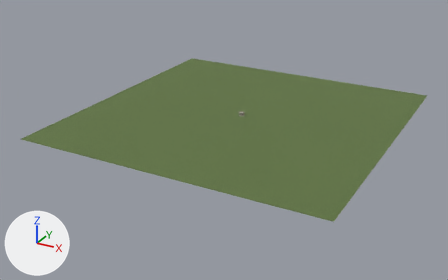
One commit to the Blender file casa_3/chalet.blend: the scene before it, then after it.
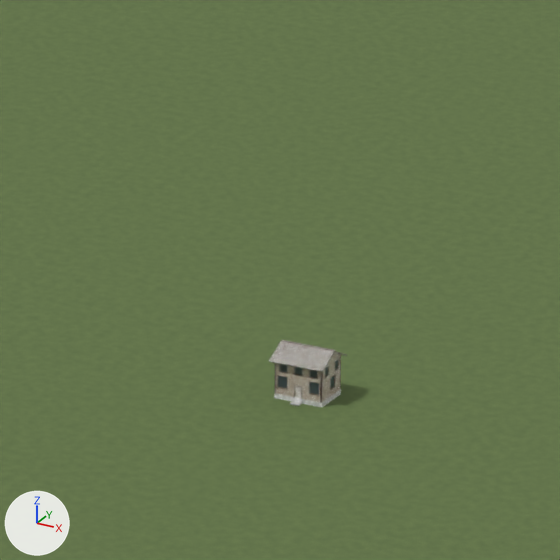
There are two pictures of each version: one whole from a 50 mm lens placed at (528.0, -1033.0, 455.0), pointed at (-21.0, -36.0, -44.0), one close up on the part from 48% to 59% of the width and 29% to 46% of the height. Lighting does not change. The marker at lower left points along +X, +Y and +Z. The first two pictures are the older version.

Script lines for the objects in view, before the commit:
```python
ob_falde = bpy.data.objects.new('Falde', me_falde)
ob_falde.location = (0.0, 0.0, 0.0)
ob_muri_legno = bpy.data.objects.new('Muri_legno', me_muri_legno)
ob_muri_legno.location = (0.0, 0.0, 0.0)
ob_telai_infissi = bpy.data.objects.new('Telai_infissi', me_telai_infissi)
ob_telai_infissi.location = (0.0, 0.0, 0.0)
ob_terreno = bpy.data.objects.new('Terreno', me_terreno)
ob_terreno.location = (0.0, 0.0, 0.0)
ob_timpani = bpy.data.objects.new('Timpani', me_timpani)
ob_timpani.location = (0.0, 0.0, 0.0)
```
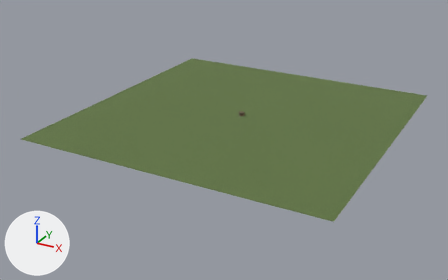
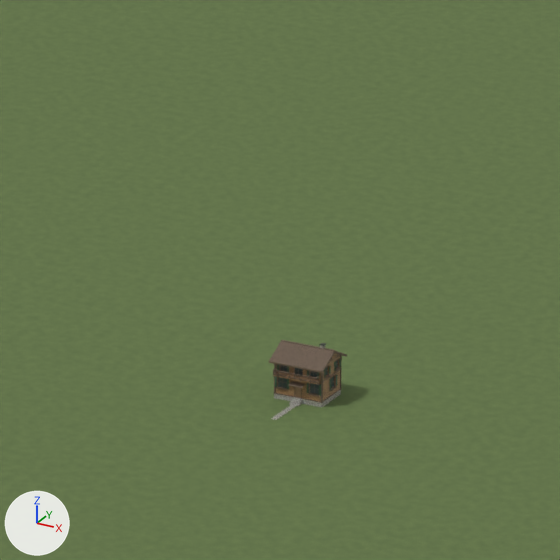
Changed parts and their boxes [x1, y1, x2, y2] in the close-ups (560 x 560 px):
```json
{"object": "Muri_legno", "change": "recoloured", "before": [276, 356, 340, 401], "after": [276, 356, 340, 401], "on screen": "darker"}
{"object": "Falde", "change": "recoloured", "before": [269, 340, 347, 372], "after": [269, 340, 347, 372], "on screen": "grey to brown"}
{"object": "Travature_e_pensilina", "change": "added", "after": [274, 353, 342, 403]}
{"object": "Telai_infissi", "change": "recoloured", "before": [277, 359, 339, 398], "after": [277, 359, 339, 398]}
{"object": "Persiane", "change": "added", "after": [274, 358, 341, 396]}
{"object": "Parapetto_balcone", "change": "added", "after": [272, 367, 320, 385]}
{"object": "Lastre_ingresso", "change": "added", "after": [271, 405, 296, 420]}
{"object": "Pavimento_balcone", "change": "added", "after": [273, 372, 319, 384]}
{"object": "Timpani", "change": "recoloured", "before": [329, 353, 341, 362], "after": [329, 353, 341, 362]}
```

Scene script edits in JSON lines:
```json
{"block": "mat_legno_pareti", "change": "colours: brown #91765a, beige #a98b6d, white #ffffff"}
{"block": "mat_legno_pareti", "change": "colours: brown #856345, brown #a9855b"}
{"block": "mat_legno_scuro", "where": "n4 = _N.new('ShaderNodeValToRGB'); n4.name = 'Color Ramp'"}
{"op": "remove", "block": "mat_legno_scuro", "code": "_e = n4.color_ramp.elements.new(1.0); _e.color = (1.0, 1.0, 1.0, 1.0)"}
{"op": "add", "block": "mat_persiane_verde_abete", "code": ["mat_persiane_verde_abete = bpy.data.materials.new('Persiane_verde_abete')", "# nodes: BsdfPrincipled, OutputMaterial, TexCoord, TexNoise, ValToRGB", "# colours: dark green #2c4d3a, dark green #4d7357"]}
{"op": "add", "block": "me_lastre_ingresso", "code": ["me_lastre_ingresso = bpy.data.meshes.new('Lastre_ingresso')", "me_lastre_ingresso.from_pydata(...)  # 96 vertices, 72 faces; spans x -0.61..0.62, y -12.45..-5.07, z 0.0..0.09", "me_lastre_ingresso.materials.append(mat_pietra)"]}
{"op": "add", "block": "me_parapetto_balcone", "code": ["me_parapetto_balcone = bpy.data.meshes.new('Parapetto_balcone')", "me_parapetto_balcone.from_pydata(...)  # 328 vertices, 246 faces; spans x -4.19..4.19, y -4.97..-2.5, z 4.0..5.71", "me_parapetto_balcone.materials.append(mat_legno_scuro)"]}
{"op": "add", "block": "me_pavimento_balcone", "code": ["me_pavimento_balcone = bpy.data.meshes.new('Pavimento_balcone')", "me_pavimento_balcone.from_pydata(...)  # 80 vertices, 60 faces; spans x -4.07..4.07, y -4.82..-2.26, z 4.54..4.75", "me_pavimento_balcone.materials.append(mat_legno_pareti)"]}
{"op": "add", "block": "me_persiane", "code": ["me_persiane = bpy.data.meshes.new('Persiane')", "me_persiane.from_pydata(...)  # 1440 vertices, 1080 faces; spans x -4.68..4.68, y -3.68..3.68, z 2.12..6.67", "me_persiane.materials.append(mat_persiane_verde_abete)"]}
{"op": "add", "block": "me_travature_e_pensilina", "code": ["me_travature_e_pensilina = bpy.data.meshes.new('Travature_e_pensilina')", "me_travature_e_pensilina.from_pydata(...)  # 256 vertices, 192 faces; spans x -4.63..4.63, y -4.6..3.63, z 0.84..8.92", "me_travature_e_pensilina.materials.append(mat_legno_scuro)"]}
{"op": "add", "block": "ob_lastre_ingresso", "code": ["ob_lastre_ingresso = bpy.data.objects.new('Lastre_ingresso', me_lastre_ingresso)", "ob_lastre_ingresso.location = (0.0, 0.0, 0.0)"]}
{"op": "add", "block": "ob_parapetto_balcone", "code": ["ob_parapetto_balcone = bpy.data.objects.new('Parapetto_balcone', me_parapetto_balcone)", "ob_parapetto_balcone.location = (0.0, 0.0, 0.0)"]}
{"op": "add", "block": "ob_pavimento_balcone", "code": ["ob_pavimento_balcone = bpy.data.objects.new('Pavimento_balcone', me_pavimento_balcone)", "ob_pavimento_balcone.location = (0.0, 0.0, 0.0)"]}
{"op": "add", "block": "ob_persiane", "code": ["ob_persiane = bpy.data.objects.new('Persiane', me_persiane)", "ob_persiane.location = (0.0, 0.0, 0.0)"]}
{"op": "add", "block": "ob_travature_e_pensilina", "code": ["ob_travature_e_pensilina = bpy.data.objects.new('Travature_e_pensilina', me_travature_e_pensilina)", "ob_travature_e_pensilina.location = (0.0, 0.0, 0.0)"]}
```
